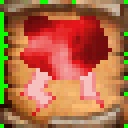
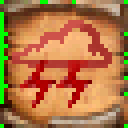
Before/after of a (128, 128) layered artwork. What changed in the layer stack:
renamed "mh#prs51" to "lightningstorm - Copy.png", painted on it over <box>12,16,112,116</box>
painted on "Spell-A BGND" over <box>0,0,128,128</box>
